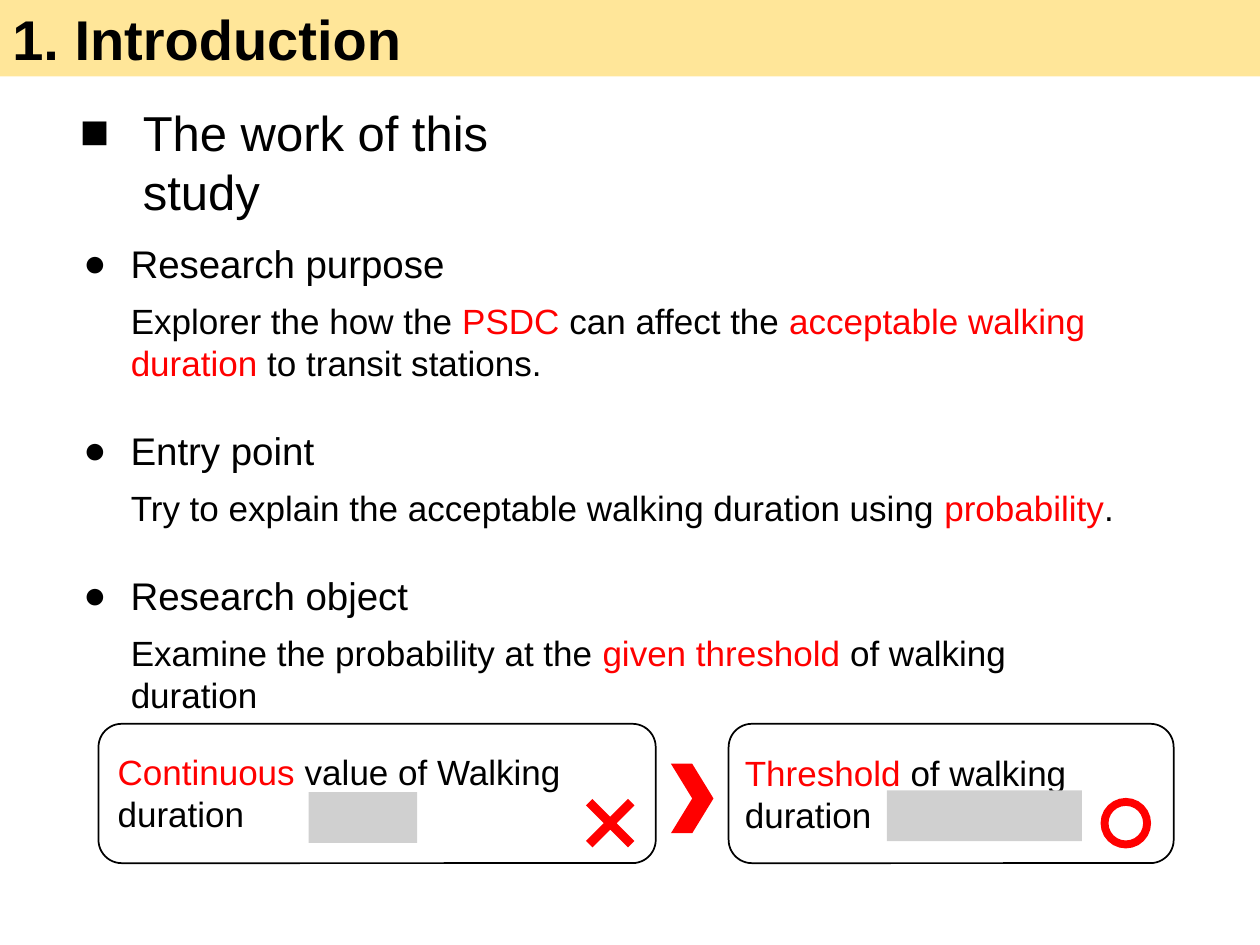
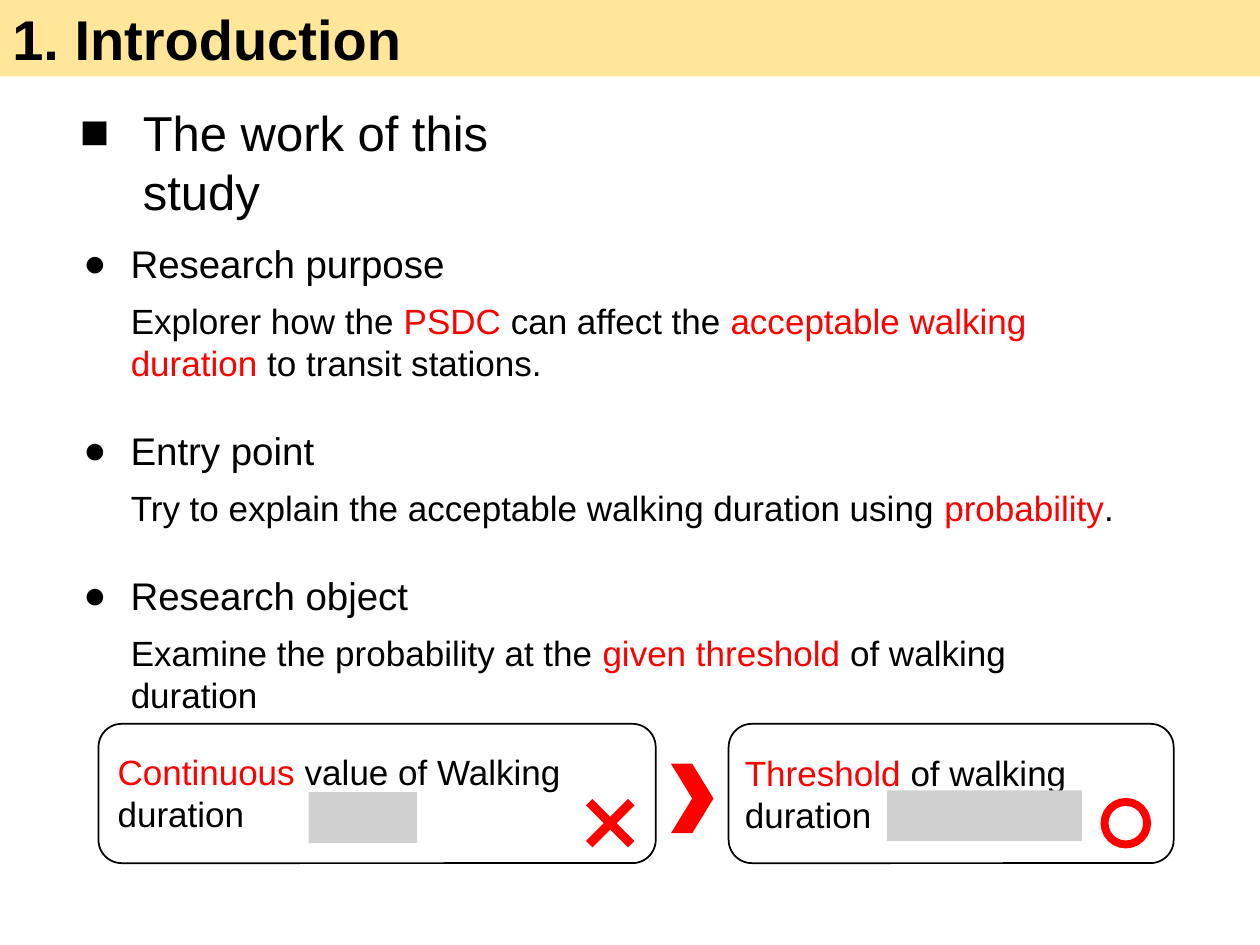
Before and after one commit to 7bder/Thesis, a slide deck: slide 60 of presentation/All in One.pptx (slide 59 before the commit). Drawn at 1260x945 pixels with LibreOffice and Linux fonts; fonts in the diff are those of the drawing; grey boxes stand for pictures. Boxes give left, top, right and bottom in pixels: in the first picture for what was removed or moved away, otherwise in the second. Text is boxed around its words. In the diff, an @@ line names an element or a change of style, - is before the commit and + after.

```diff
--- a/presentation/All in One.pptx
+++ b/presentation/All in One.pptx
@@ text at (131,308,1027,377): text changed @@
-Explorer the how the PSDC can affect the acceptable walking duration to transit stations.
+Explorer how the PSDC can affect the acceptable walking duration to transit stations.
```
Also in this commit, not shown: 7 other slides changed, 42 other files.
